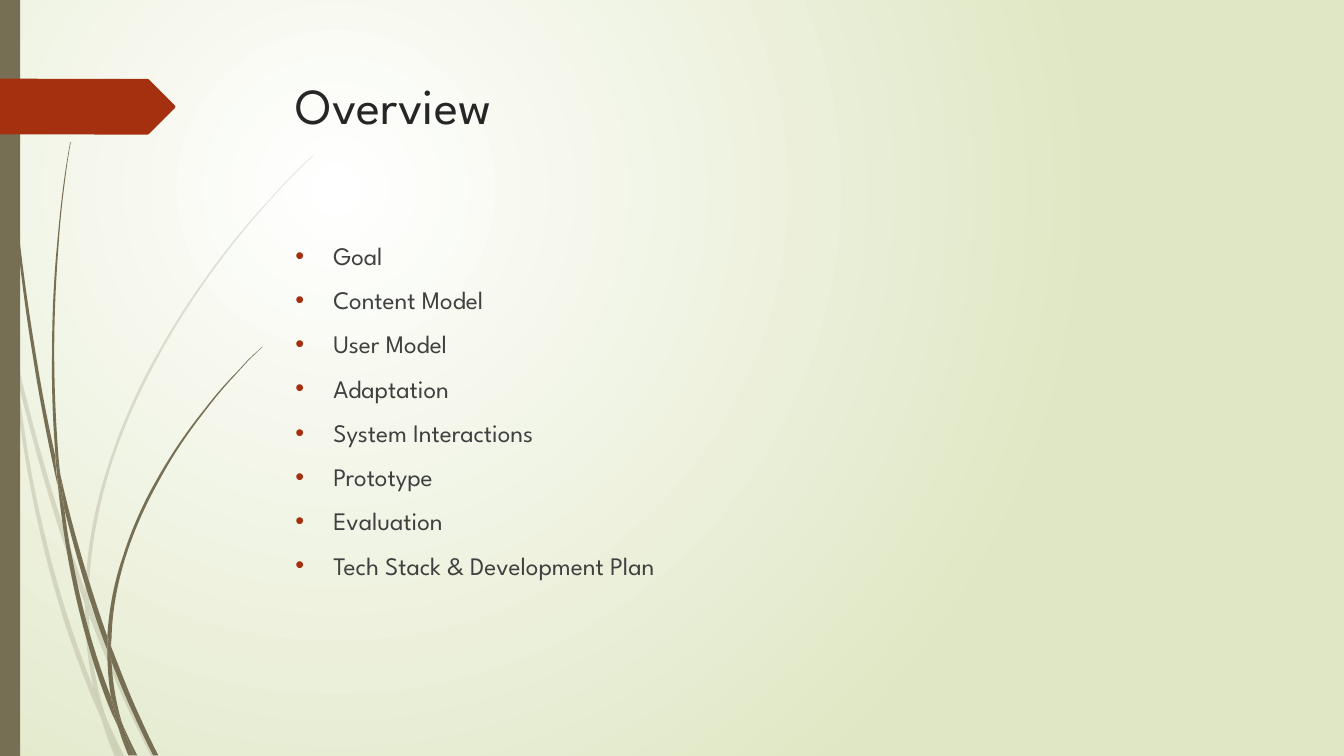
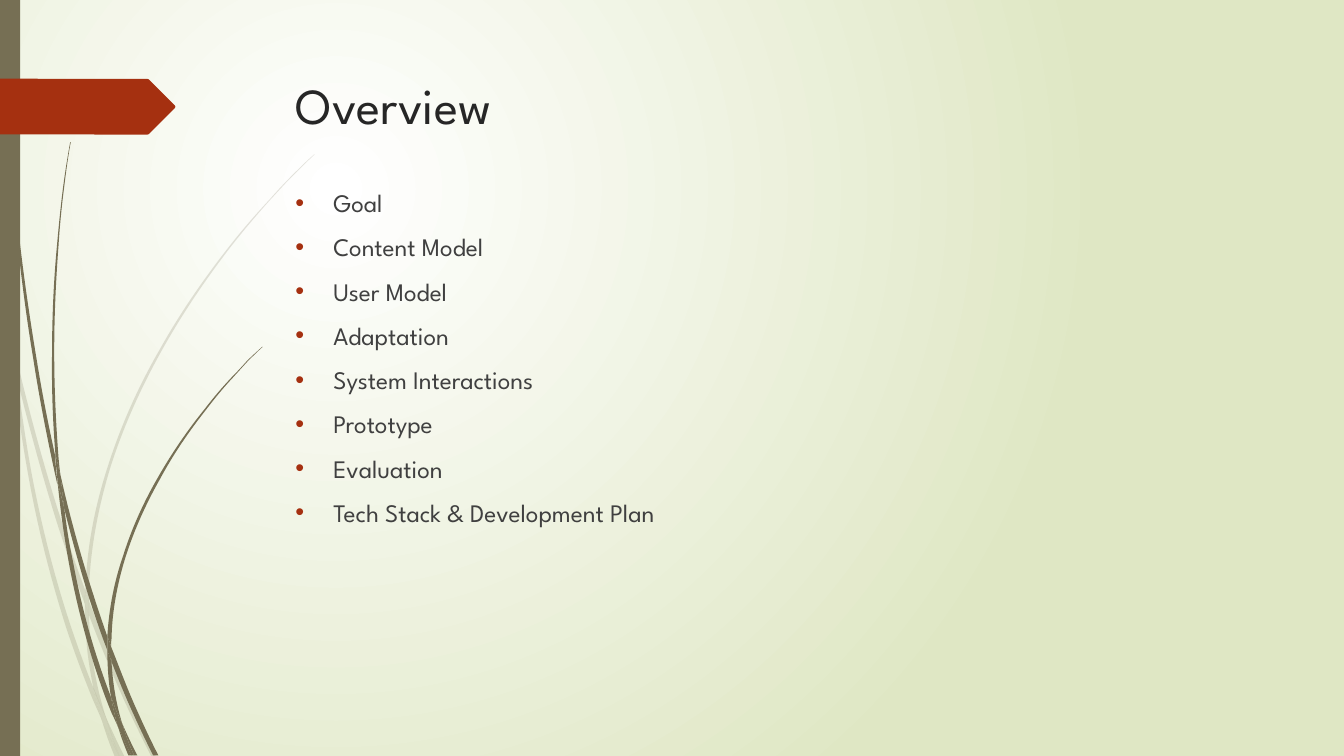
Before and after one commit to aartirao/JavaWithTheFlow, a slide deck: slide 2 of index/ppt/JavaWithTheFlow.pptx. Drawn at 1344x756 pixels with LibreOffice and Linux fonts; fonts in the diff are those of the drawing. Boxes give left, top, right and bottom in pixels: in the first picture for what was removed or moved away, otherwise in the second. Text is boxed around its words. In the diff, an @@ line names an element or a change of style, - is before the commit and + after.

```diff
--- a/index/ppt/JavaWithTheFlow.pptx
+++ b/index/ppt/JavaWithTheFlow.pptx
@@ text "Goal": place and size @@
-text "Goal" at box(333, 247, 654, 581)
+text "Goal" at box(333, 194, 654, 528)
```
Also in this commit, not shown: 8 other slides changed, 6 slides added, 1 slide removed.
